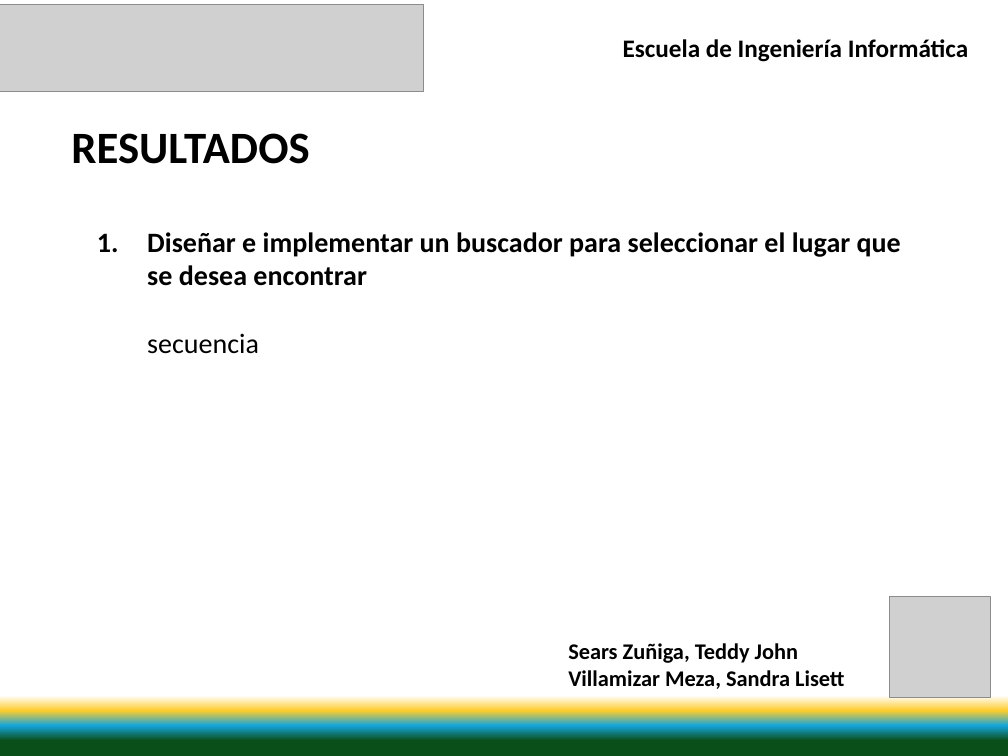
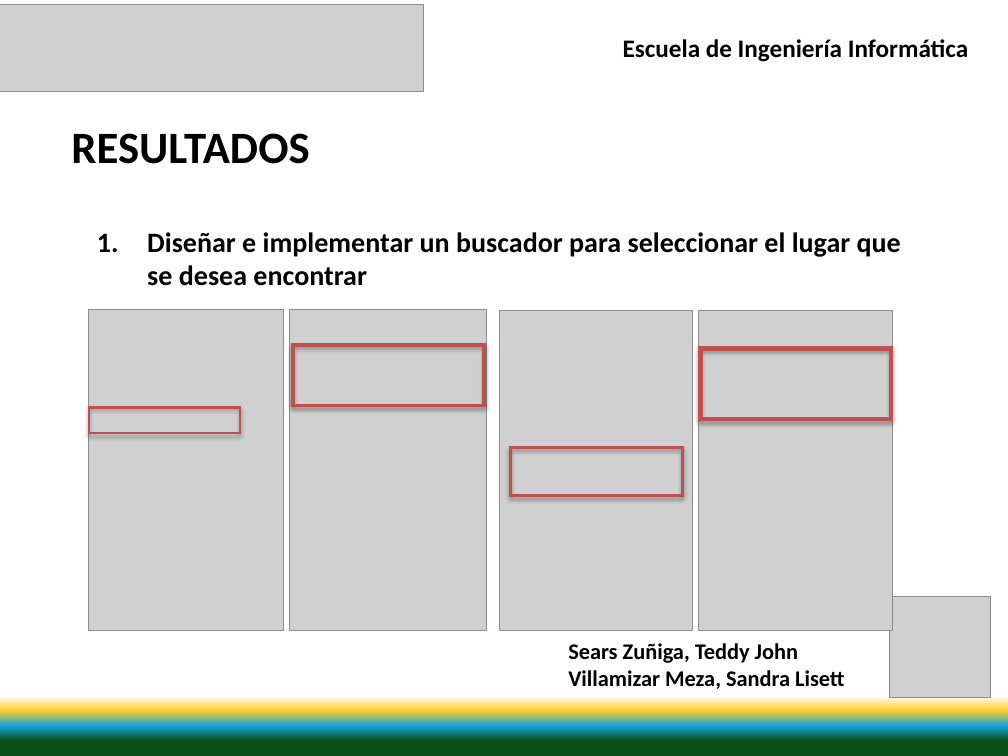
Before and after one commit to svillami/SanTed, a slide deck: slide 22 of Documentacion/Presentacion/Presentacion V1.0.pptx. Drawn at 1008x756 pixels with LibreOffice and Linux fonts; fonts in the diff are those of the drawing; grey boxes stand for pictures. Boxes give left, top, right and bottom in pixels: in the first picture for what was removed or moved away, otherwise in the second. Text is boxed around its words. In the diff, an @@ line names an element or a change of style, - is before the commit and + after.

```diff
--- a/Documentacion/Presentacion/Presentacion V1.0.pptx
+++ b/Documentacion/Presentacion/Presentacion V1.0.pptx
@@ text at box(147, 333, 259, 354): paragraph removed @@
-secuencia
@@ group added at box(89, 309, 892, 631): 4 pictures, 4 frames @@
```
Also in this commit, not shown: 3 other slides changed, 1 other file.
